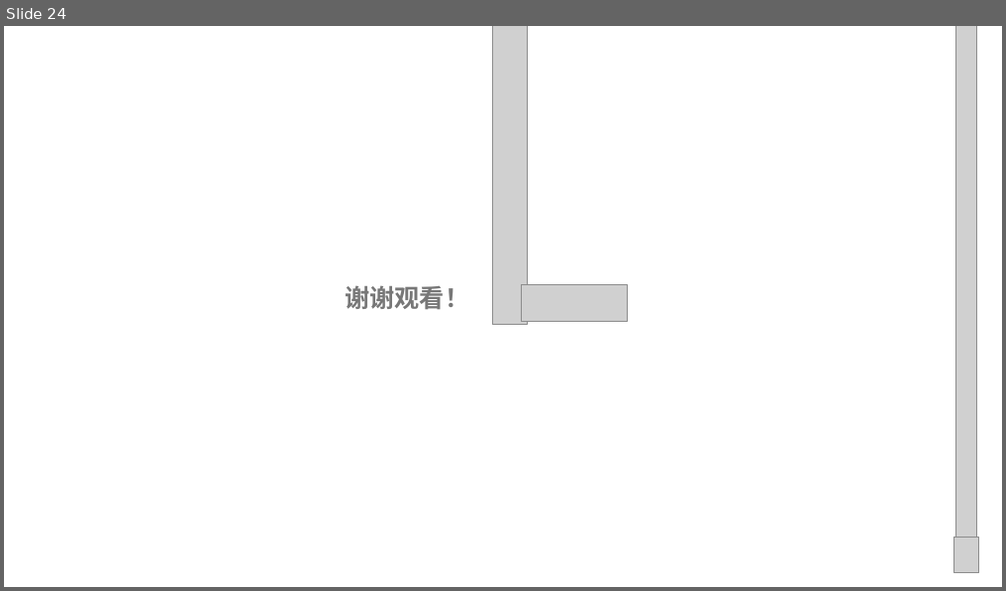
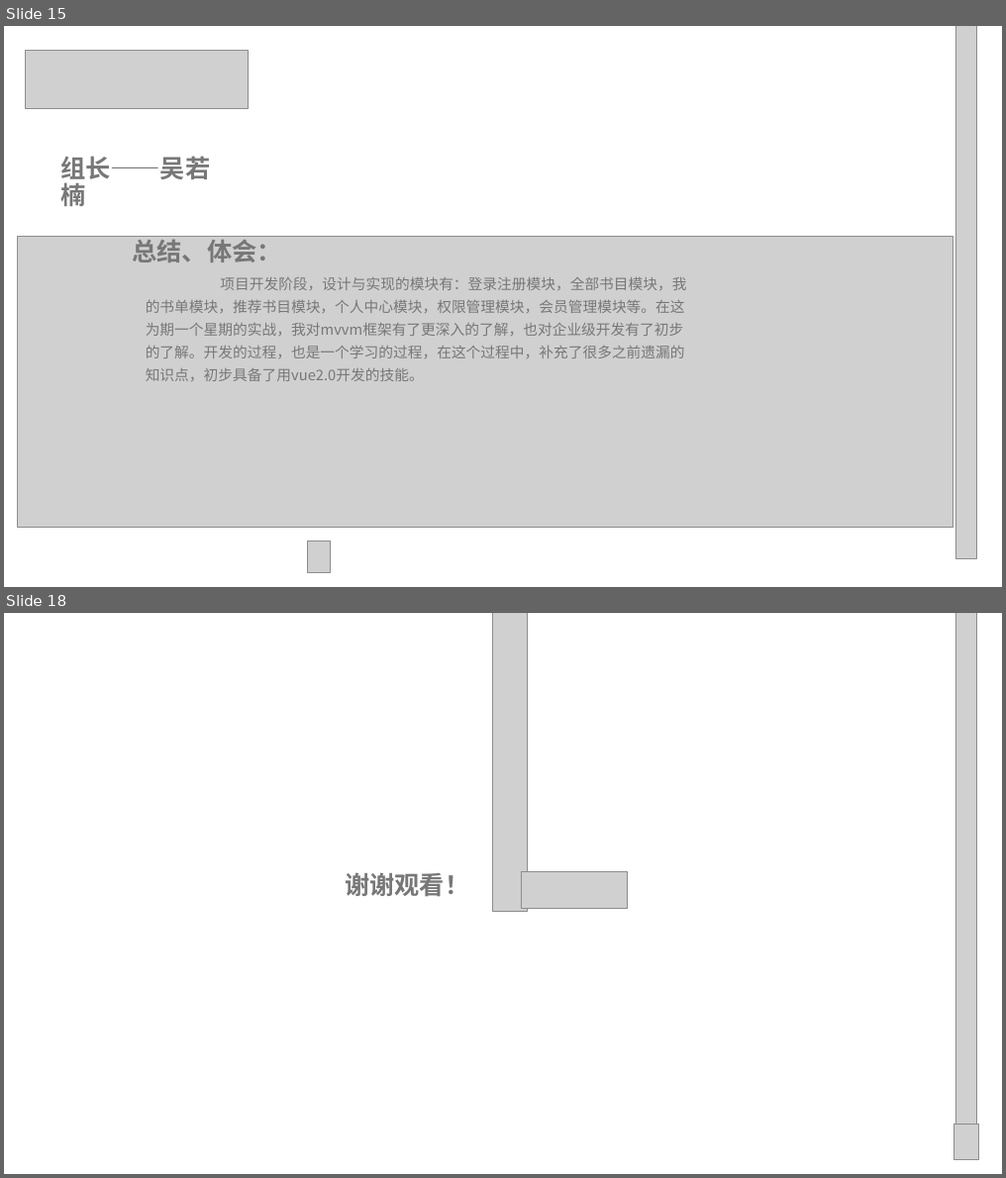
Before and after one commit to Interesting14/Library-management-system, a slide deck: 交付文档(上交到东软)/10.图书信息系统汇报答辩.pptx. Shown one above the other, each under a label of ours: slide 24 before the commit, slides 15 and 18 after it; the slides between them are not shown. The pictures are 1006x591 and 1006x1178 pixels, drawn with LibreOffice and Linux fonts; fonts in the diff are those of the drawing; grey boxes stand for pictures; background and template pictures are left out. Boxes give left, top, right and bottom in pixels: in the first picture for what was removed or moved away, otherwise in the second. Text is boxed around its words. In the diff, an @@ line names an element or a change of style, - is before the commit and + after.

```diff
--- a/交付文档(上交到东软)/10.图书信息系统汇报答辩.pptx
+++ b/交付文档(上交到东软)/10.图书信息系统汇报答辩.pptx
@@ slide 15 added at bbox=[4, 26, 1002, 587], background picture (left out) @@
@@ picture added at bbox=[25, 51, 249, 108] @@
@@ picture added at bbox=[955, 26, 976, 560] @@
@@ text added at bbox=[60, 156, 210, 206], 24 pt, text #777777, bold @@
+组长——吴若楠
@@ picture added at bbox=[18, 236, 953, 528] @@
@@ text added at bbox=[133, 235, 686, 381], 14 pt, text #777777 @@
+总结、体会：
+项目开发阶段，设计与实现的模块有：登录注册模块，全部书目模块，我的书单模块，推荐书目模块，个人中心模块，权限管理模块，会员管理模块等。在这为期一个星期的实战，我对mvvm框架有了更深入的了解，也对企业级开发有了初步的了解。开发的过程，也是一个学习的过程，在这个过程中，补充了很多之前遗漏的知识点，初步具备了用vue2.0开发的技能。
@@ picture added at bbox=[308, 542, 331, 573] @@
@@ what was slide 24 is now slide 18 @@
```
Also in this commit, not shown: 5 slides changed, 11 other slides added, 18 slides removed.
